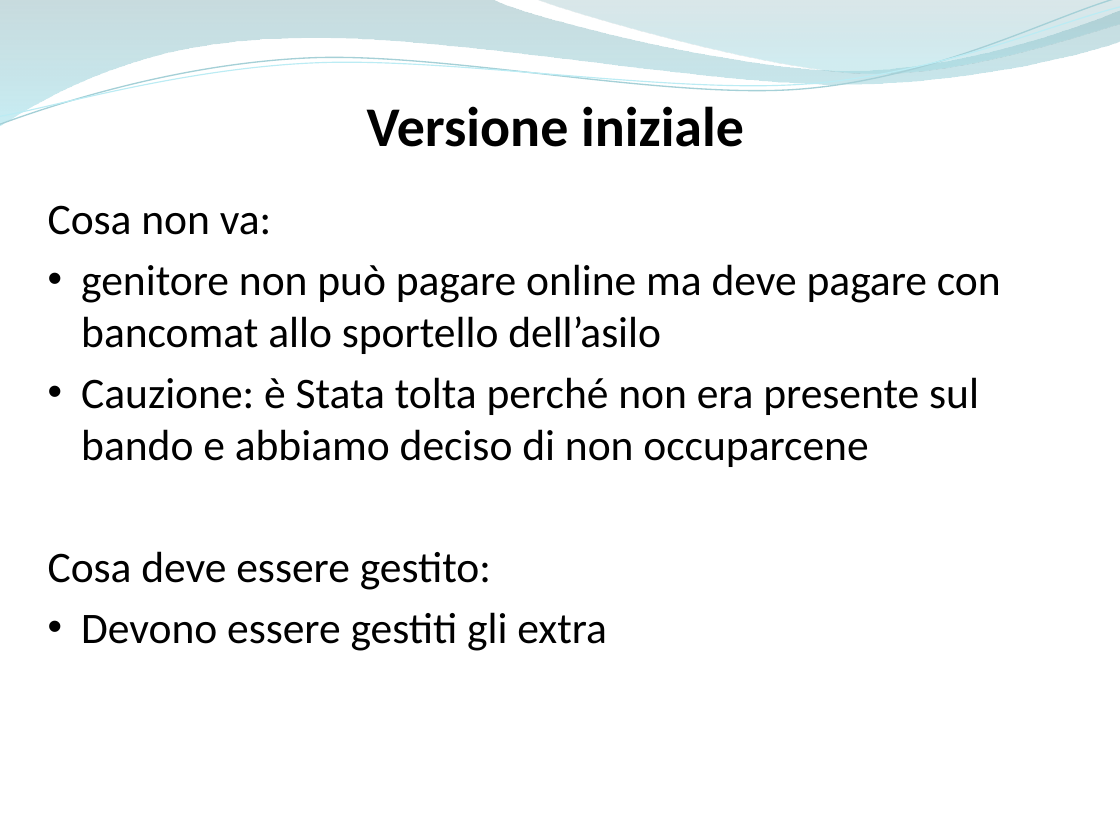
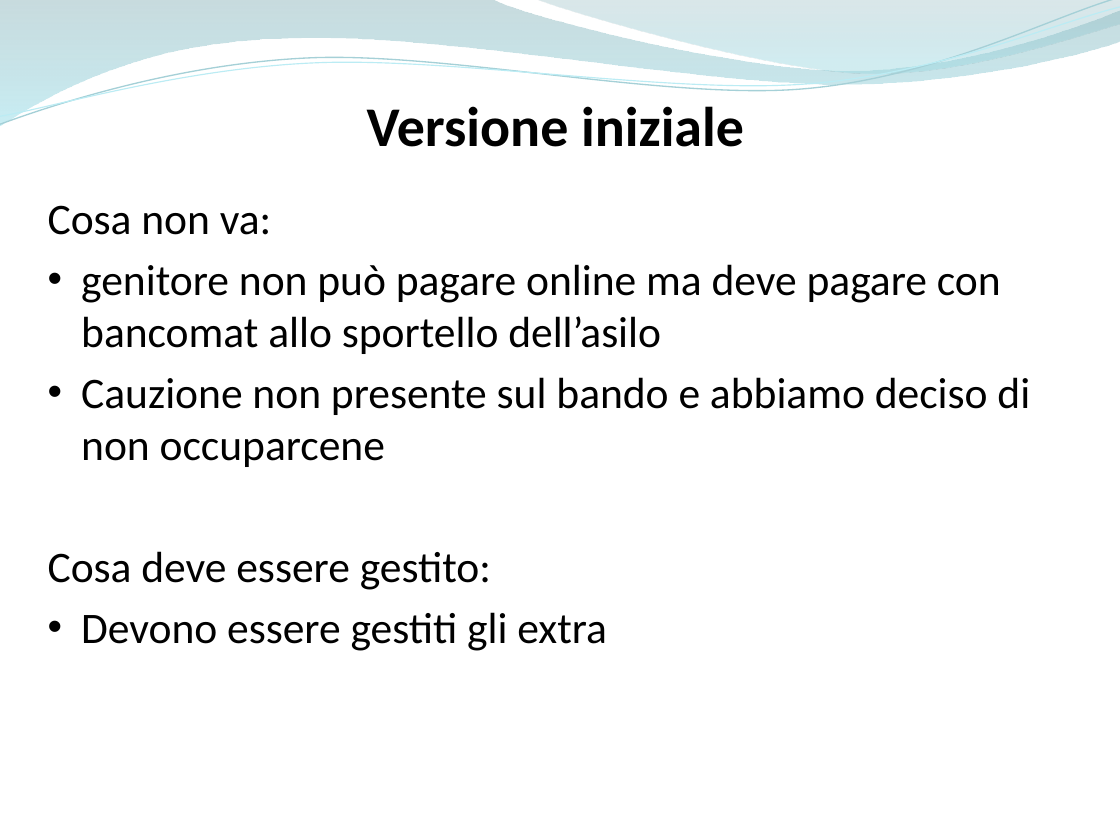
Before and after one commit to ammirate/at-silo, a slide deck: slide 5 of Presentazione/Atsilo2/Parisi/Atsilo_M_Parisi.pptx. Drawn at 1120x840 pixels with LibreOffice and Linux fonts; fonts in the diff are those of the drawing. Boxes give left, top, right and bottom in pixels: in the first picture for what was removed or moved away, otherwise in the second. Text is boxed around its words. In the diff, an @@ line names an element or a change of style, - is before the commit and + after.

```diff
--- a/Presentazione/Atsilo2/Parisi/Atsilo_M_Parisi.pptx
+++ b/Presentazione/Atsilo2/Parisi/Atsilo_M_Parisi.pptx
@@ text at [81, 377, 1030, 467]: text changed @@
-• Cauzione: è Stata tolta perché non era presente sul bando e abbiamo deciso di non occuparcene
+• Cauzione non presente sul bando e abbiamo deciso di non occuparcene
```
Also in this commit, not shown: 1 other slide changed.
